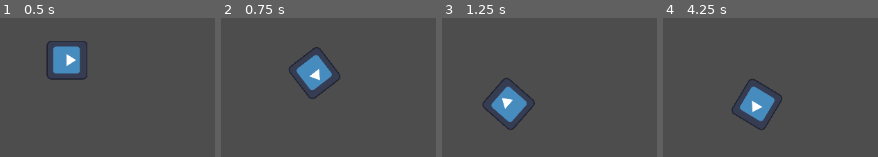
Above: before the commit, frames 1-4 (left to right).
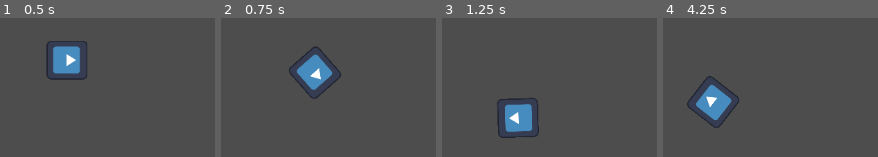
Above: after the commit, the same moments.

Repository: AndrewMilburn/GD_Scripting
Game: Godot game, scene res://sprite_2d.tscn
Two runs of this game, one before a commit and one after it. Both use one fixed random seed, a clock stepped at 60 frames per second and the inputs below. The engine's default icon, where the game draws it, is replaced by a stand-in: a white triangle on a blue panel in a dark square.
Inputs:
- Up to frame 1 (0.5 s): no input
- Up to frame 2 (0.75 s): hold Right (ui_right) from 0.53 s (still down)
- Up to frame 3 (1.25 s): keep holding Right (ui_right)
- Up to frame 4 (4.25 s): release Right (ui_right) at 1.28 s; hold Down (ui_down) 1.28-2.03 s; hold Right (ui_right) 2.03-2.78 s; hold Up (ui_up) 2.78-3.53 s; hold Left (ui_left) from 3.53 s (still down)

Frame 1 is identical in both runs. In frame 2, 0.7% of the frame differs, in the area x 32-56%, y 20-59%; in frame 3, 4.5%; in frame 4, 6.5%, in the area x 11-56%, y 41-81%.

Commit message:
Update rotating.gd
Making it easier to control

Diff:
--- a/Scripts/rotating.gd
+++ b/Scripts/rotating.gd
@@ -7,14 +7,14 @@
 func _process(delta: float) -> void:
 
 	if Input.is_action_pressed("ui_right"):
-		rotation_speed += 0.1
+		rotation_speed += 0.05
 	elif Input.is_action_pressed("ui_left"):
-		rotation_speed -= 0.1
+		rotation_speed -= 0.05
 
 	if Input.is_action_pressed("ui_up"):
-		speed += 10
+		speed += 5
 	elif Input.is_action_pressed("ui_down"):
-		speed -= 10
+		speed -= 5
 
 	rotation += rotation_speed * delta
 	velocity = Vector2.UP.rotated(rotation) * speed
